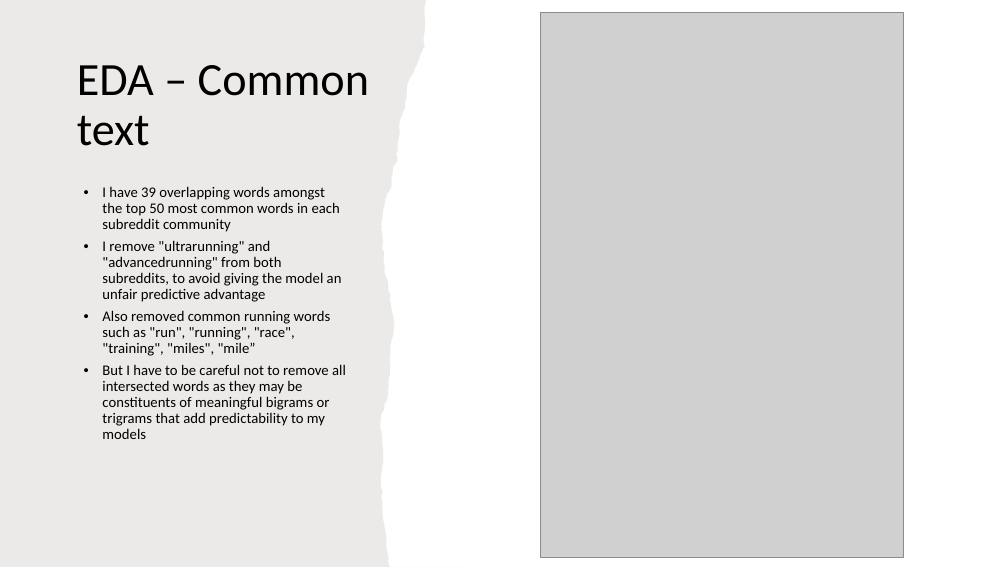
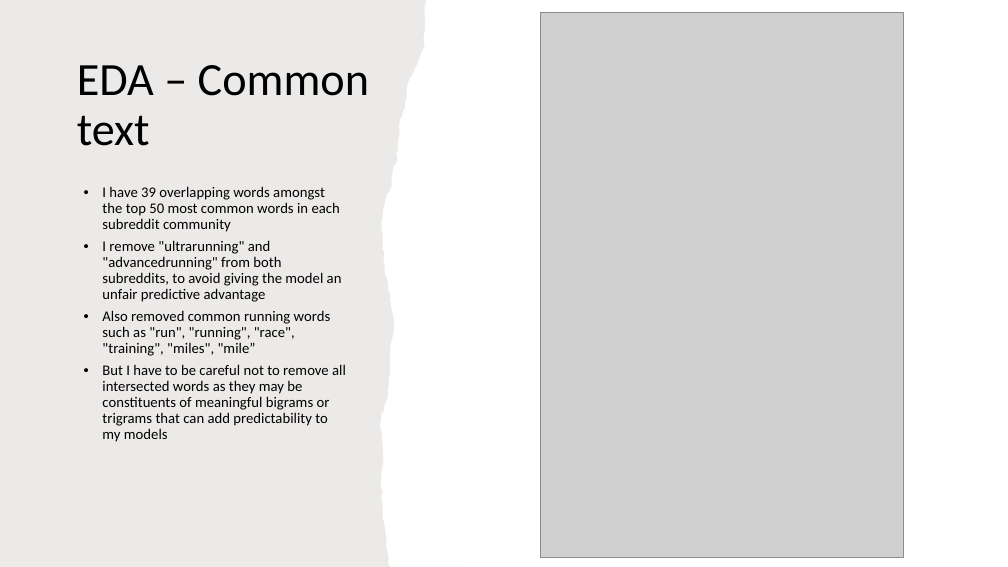
Before and after one commit to ngwtl/DSI-SG-24-projects, a slide deck: slide 5 of project_3/ethan-project-3-presentation.pptx. Drawn at 1008x567 pixels with LibreOffice and Linux fonts; fonts in the diff are those of the drawing; grey boxes stand for pictures. Boxes give left, top, right and bottom in pixels: in the first picture for what was removed or moved away, otherwise in the second. Text is boxed around its words. In the diff, an @@ line names an element or a change of style, - is before the commit and + after.

```diff
--- a/project_3/ethan-project-3-presentation.pptx
+++ b/project_3/ethan-project-3-presentation.pptx
@@ text at [102, 364, 346, 442]: text changed @@
-• But I have to be careful not to remove all intersected words as they may be constituents of meaningful bigrams or trigrams that add predictability to my models
+• But I have to be careful not to remove all intersected words as they may be constituents of meaningful bigrams or trigrams that can add predictability to my models
```
Also in this commit, not shown: 6 other slides changed.
